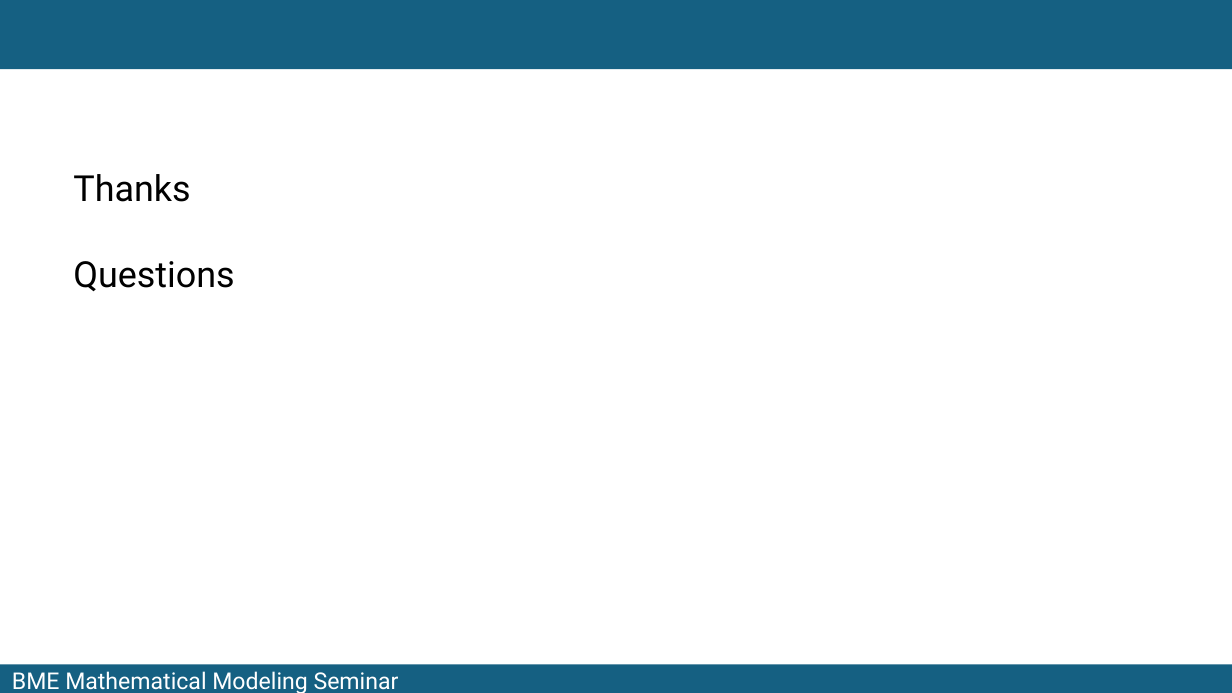
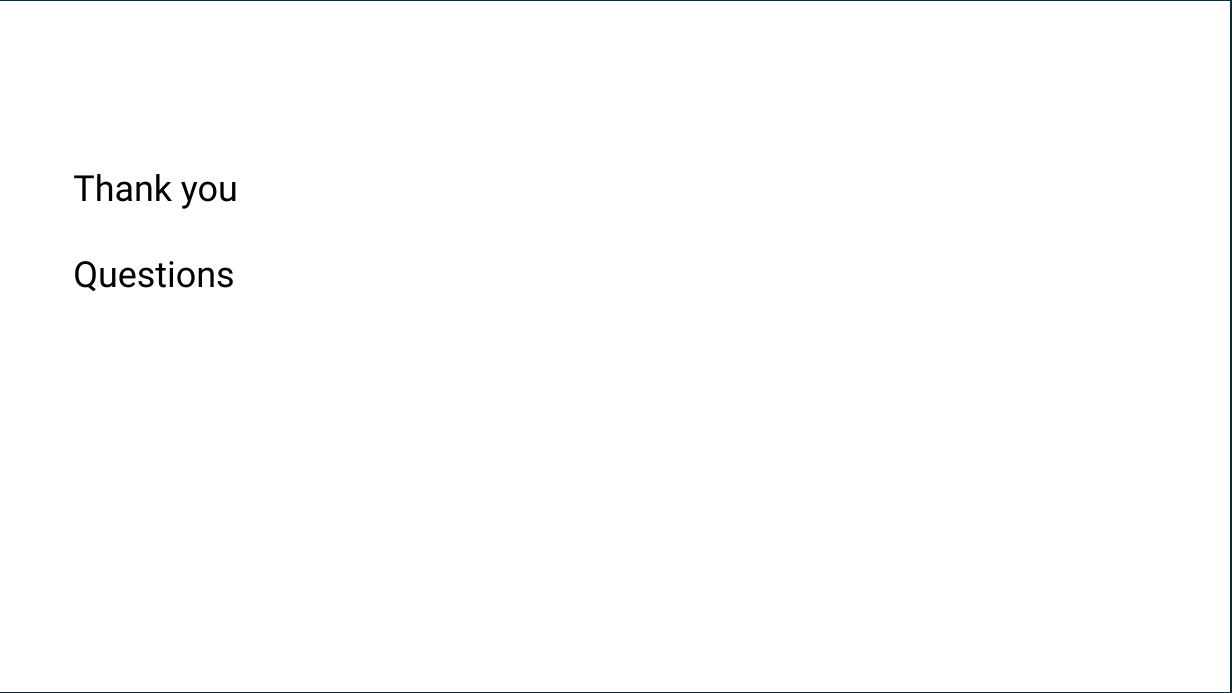
Before and after one commit to fij/btup, a slide deck: slide 25 of MMS_2024_09_10/Farkas_2024_09_10.pptx. Drawn at 1232x693 pixels with LibreOffice and Linux fonts; fonts in the diff are those of the drawing; background and template pictures are left out. Boxes give left, top, right and bottom in pixels: in the first picture for what was removed or moved away, otherwise in the second. Text is boxed around its words. In the diff, an @@ line names an element or a change of style, - is before the commit and + after.

```diff
--- a/MMS_2024_09_10/Farkas_2024_09_10.pptx
+++ b/MMS_2024_09_10/Farkas_2024_09_10.pptx
@@ rectangle added at bbox=[0, 0, 1231, 693], fill #FFFFFF, outline #092A39 1.5 pt @@
@@ text at bbox=[73, 174, 238, 209]: text changed @@
-Thanks
+Thank you
```
Also in this commit, not shown: 24 other slides changed.
